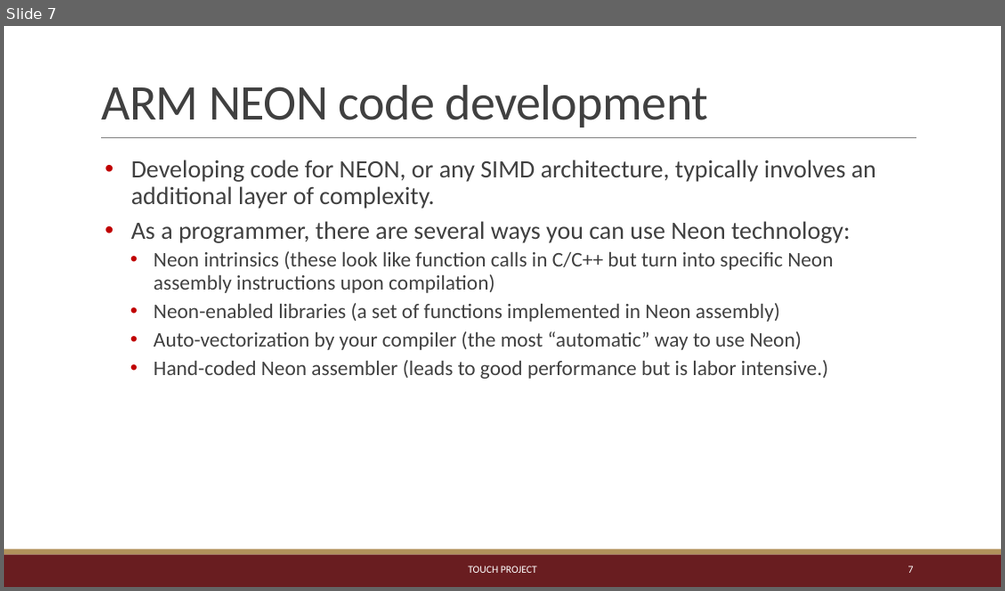
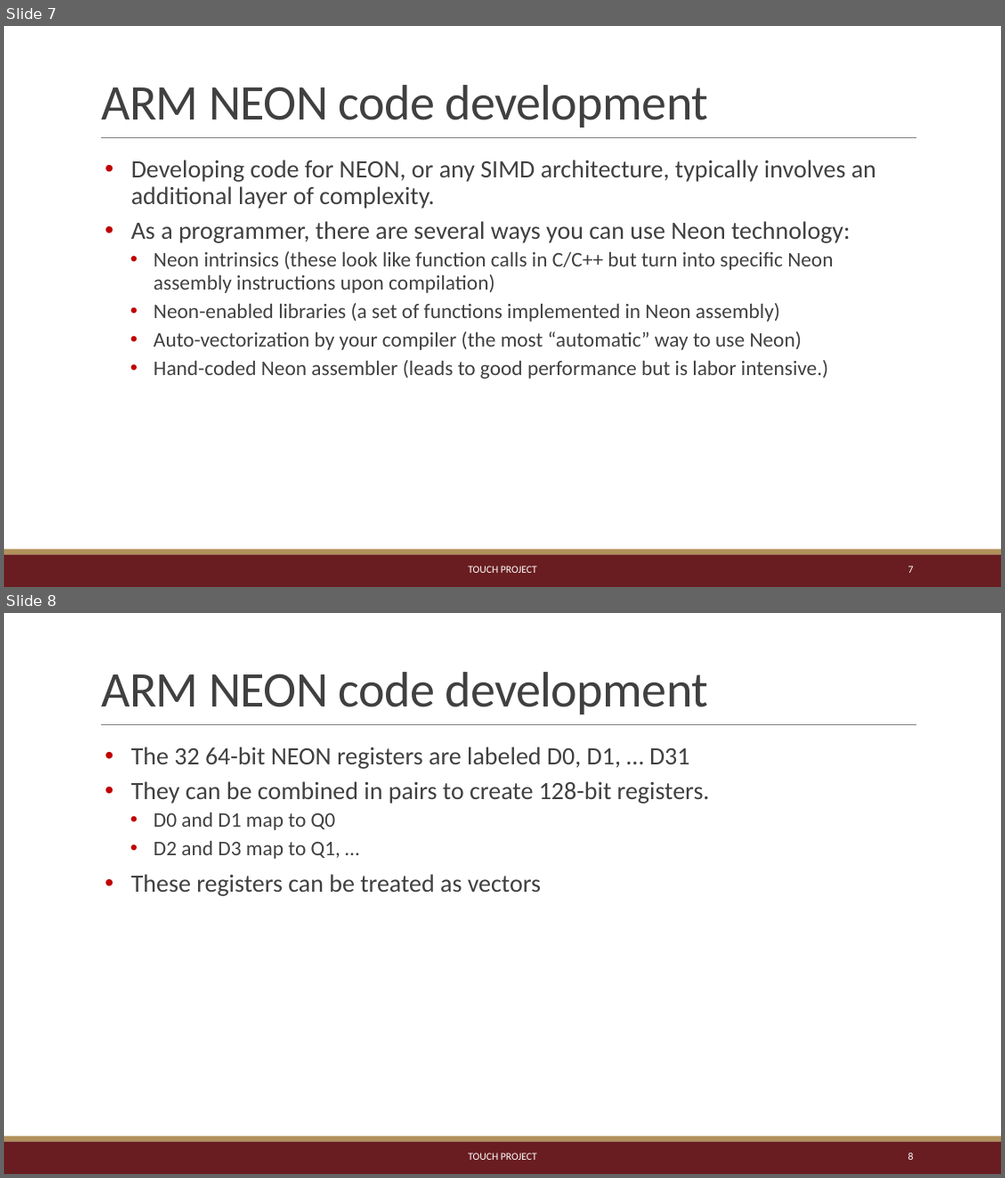
Before and after one commit to TeachingUndergradsCHC/modules, a slide deck: Architecture/arm_introduction/ARM/NEON_intro.pptx. Shown one above the other, each under a label of ours: slide 7 before the commit, slides 7 and 8 after it. The pictures are 1005x591 and 1005x1178 pixels, drawn with LibreOffice and Linux fonts; fonts in the diff are those of the drawing. Boxes give left, top, right and bottom in pixels: in the first picture for what was removed or moved away, otherwise in the second. Text is boxed around its words. In the diff, an @@ line names an element or a change of style, - is before the commit and + after.

```diff
--- a/Architecture/arm_introduction/ARM/NEON_intro.pptx
+++ b/Architecture/arm_introduction/ARM/NEON_intro.pptx
@@ slide 8 added at box(4, 613, 1001, 1174), background #FFFFFF; not listed: 3 template elements that a slide beside it also shows @@
@@ title added at box(101, 672, 708, 714), 48 pt, text #404040 @@
+ARM NEON code development
@@ text added at box(131, 747, 710, 896), 24 pt, text #404040 @@
+• The 32 64-bit NEON registers are labeled D0, D1, … D31
+• They can be combined in pairs to create 128-bit registers.
+  • D0 and D1 map to Q0
+  • D2 and D3 map to Q1, …
+• These registers can be treated as vectors
@@ text added at box(468, 1152, 537, 1159), 10 pt, text #FFFFFF @@
+TOUCH PROJECT
@@ page number added at box(908, 1152, 914, 1159), 10 pt, text #FFFFFF @@
+8
```
Also in this commit, not shown: 4 slides changed, 3 other slides added.
